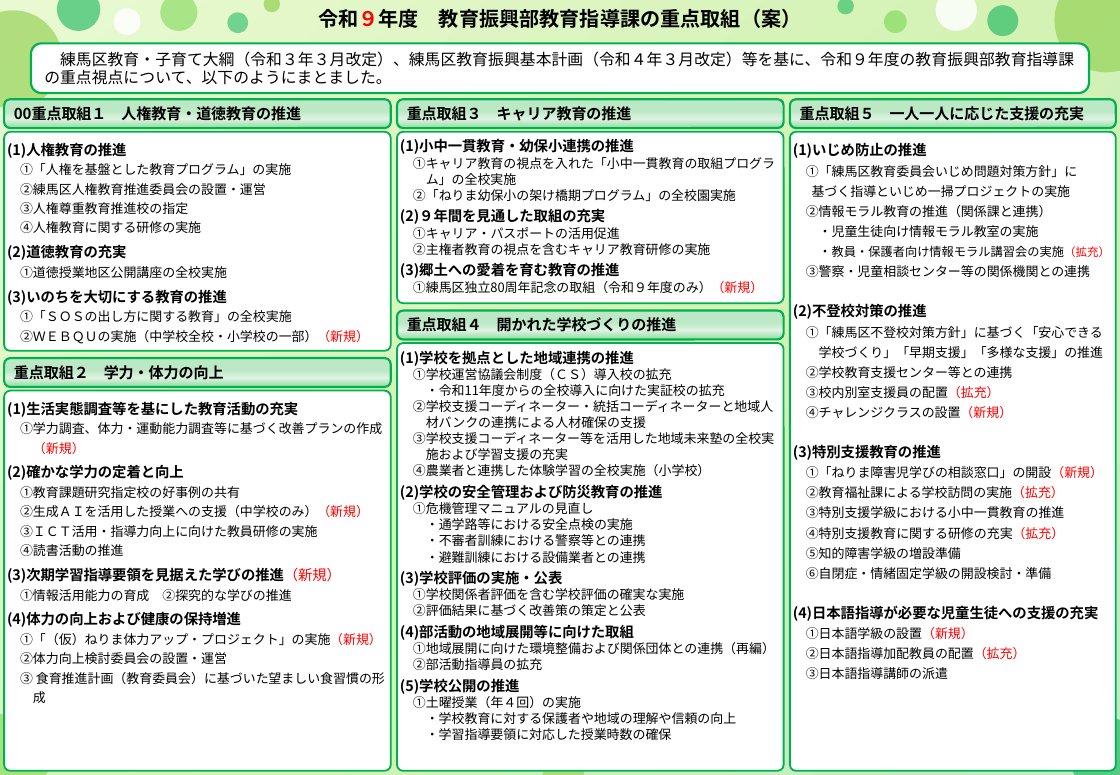
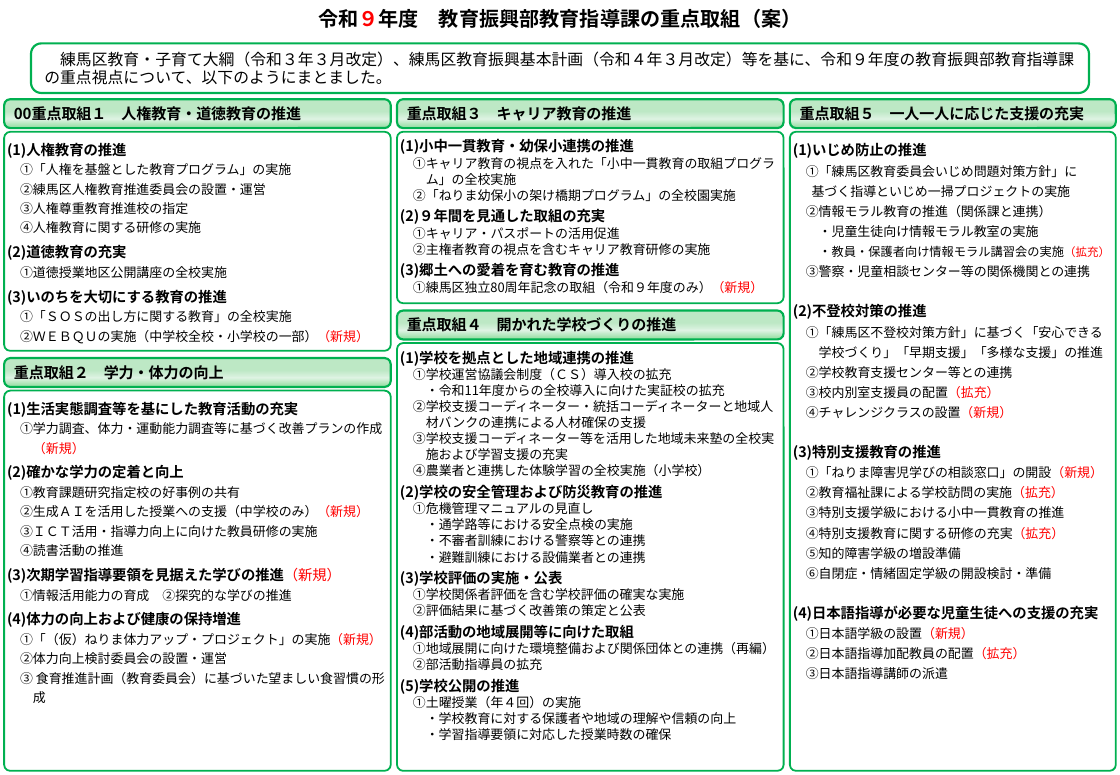
Before and after one commit to contynet730-star/con30, a slide deck: slide 1 of 教育指導課重点施策/令和９年度教育指導課の重点取組（案）_レイアウト調整版.pptx. Drawn at 1120x775 pixels with LibreOffice and Linux fonts; fonts in the diff are those of the drawing; background and template pictures are left out. Boxes give left, top, right and bottom in pixels: in the first picture for what was removed or moved away, otherwise in the second. Text is boxed around its words. In the diff, an @@ line names an element or a change of style, - is before the commit and + after.

```diff
--- a/教育指導課重点施策/令和９年度教育指導課の重点取組（案）_レイアウト調整版.pptx
+++ b/教育指導課重点施策/令和９年度教育指導課の重点取組（案）_レイアウト調整版.pptx
@@ background gradient #E9F9D2 to #D3F2B4 to #BDEBC4 to picture (left out) @@
@@ ellipse removed at bbox=[0, 10, 62, 109] @@
@@ ellipse removed at bbox=[57, 0, 100, 31] @@
@@ ellipse removed at bbox=[114, 8, 141, 35] @@
@@ ellipse removed at bbox=[160, 0, 198, 31] @@
@@ ellipse removed at bbox=[228, 12, 248, 33] @@
@@ ellipse removed at bbox=[264, 0, 280, 12] @@
@@ ellipse removed at bbox=[838, 0, 854, 14] @@
@@ ellipse removed at bbox=[884, 10, 907, 33] @@
@@ ellipse removed at bbox=[936, 0, 977, 31] @@
@@ ellipse removed at bbox=[988, 5, 1019, 36] @@
@@ ellipse removed at bbox=[1055, 0, 1120, 72] @@
@@ ellipse removed at bbox=[0, 714, 52, 775] @@
@@ ellipse removed at bbox=[1070, 719, 1120, 775] @@
@@ ellipse removed at bbox=[543, 755, 584, 775] @@
```
